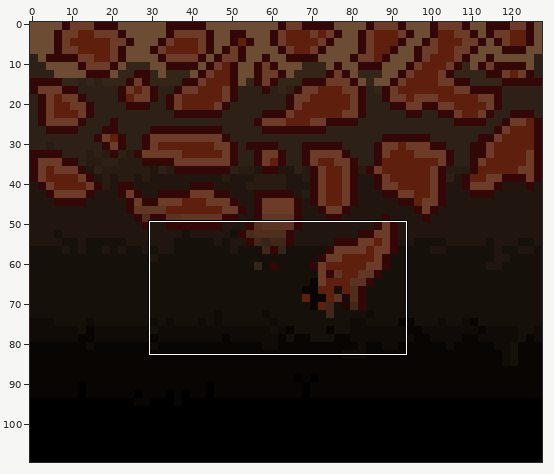
Two versions of one sprite sheet, Meta 3/resources/ground.png. The picture above shows the old version from afar; the outline marks the close-up.
Close-up. Before the commit:
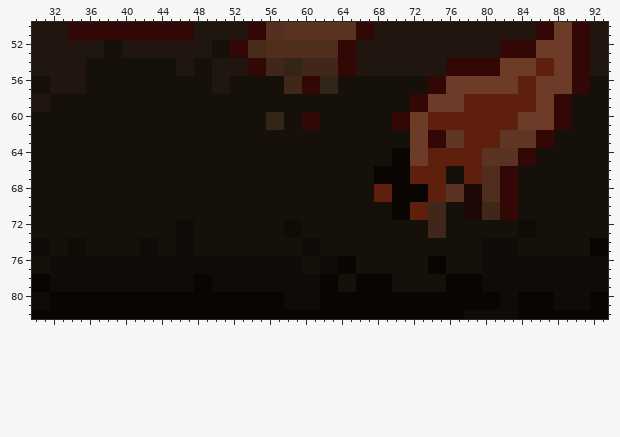
The file is 128x110 pixels. Colours within 5 levels of each other are drawn and written as one. Shown: x 30..93, y 50..82.
Now the later version:
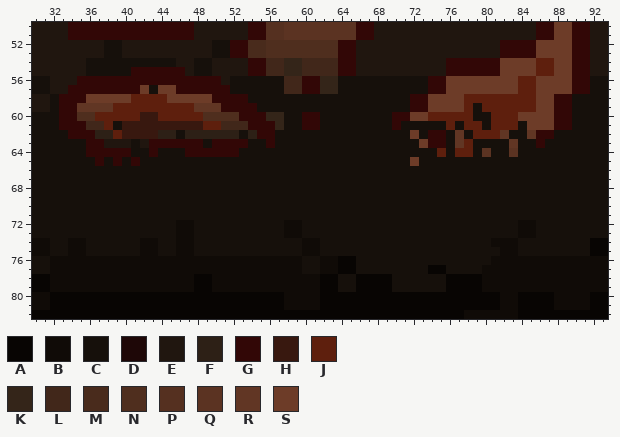
Palette (. is transparent): A #080503  B #100b07  C #16100b  D #1e0707  E #20160f  F #2d2016  G #320706  H #38180f  J #5e1f0d  K #342519  L #41271a  M #492b1c  N #4f2e1e  P #553020  Q #5b3322  R #613624  S #6d3c28
Diff:
@@ x 30..93 @@
 54 EEEEEECCCCCCCCCCEECCEEEEGGLLKKLLLLGGEEEEEEEEEEGGGGGGSSSSJJSSGGEE
-55 EEEEEECCCCCCCCCCEECCEEEEGGLLKKLLLLGGEEEEEEEEEEGGGGGGSSSSJJSSGGEE
-56 CCEEEECCCCCCCCCCCCCCEECCCCCCLLGGKKCCCCCCCCCCGGSSSSSSSSJJSSSSGGCC
-57 CCEEEECCCCCCCCCCCCCCEECCCCCCLLGGKKCCCCCCCCCCGGSSSSSSSSJJSSSSGGCC
-58 EECCCCCCCCCCCCCCCCCCCCCCCCCCCCCCCCCCCCCCCCGGSSSSJJJJJJJJSSGGCCCC
-59 EECCCCCCCCCCCCCCCCCCCCCCCCCCCCCCCCCCCCCCCCGGSSSSJJJJJJJJSSGGCCCC
-60 CCCCCCCCCCCCCCCCCCCCCCCCCCKKCCGGCCCCCCCCGGSSJJJJJJJJJJSSSSGGCCCC
-61 CCCCCCCCCCCCCCCCCCCCCCCCCCKKCCGGCCCCCCCCGGSSJJJJJJJJJJSSSSGGCCCC
-62 CCCCCCCCCCCCCCCCCCCCCCCCCCCCCCCCCCCCCCCCCCSSGGRRJJJJRRRRGGCCCCCC
-63 CCCCCCCCCCCCCCCCCCCCCCCCCCCCCCCCCCCCCCCCCCSSGGRRJJJJRRRRGGCCCCCC
-64 CCCCCCCCCCCCCCCCCCCCCCCCCCCCCCCCCCCCCCCCAASSJJJJJJQQQQGGCCCCCCCC
-65 CCCCCCCCCCCCCCCCCCCCCCCCCCCCCCCCCCCCCCCCAASSJJJJJJQQQQGGCCCCCCCC
-66 CCCCCCCCCCCCCCCCCCCCCCCCCCCCCCCCCCCCCCAAAAJJJJCCJJNNGGCCCCCCCCCC
-67 CCCCCCCCCCCCCCCCCCCCCCCCCCCCCCCCCCCCCCAAAAJJJJCCJJNNGGCCCCCCCCCC
-68 CCCCCCCCCCCCCCCCCCCCCCCCCCCCCCCCCCCCCCJJAAAAJJQQDDNNGGCCCCCCCCCC
-69 CCCCCCCCCCCCCCCCCCCCCCCCCCCCCCCCCCCCCCJJAAAAJJQQDDNNGGCCCCCCCCCC
-70 CCCCCCCCCCCCCCCCCCCCCCCCCCCCCCCCCCCCCCCCAAJJLLCCDDLLGGCCCCCCCCCC
-71 CCCCCCCCCCCCCCCCCCCCCCCCCCCCCCCCCCCCCCCCAAJJLLCCDDLLGGCCCCCCCCCC
-72 CCCCCCCCCCCCCCCCBBCCCCCCCCCCBBCCCCCCCCCCCCCCLLCCCCCCCCBBCCCCCCCC
-73 CCCCCCCCCCCCCCCCBBCCCCCCCCCCBBCCCCCCCCCCCCCCLLCCCCCCCCBBCCCCCCCC
-74 BBCCBBCCCCCCBBCCBBCCCCCCCCCCCCBBCCCCCCCCCCCCCCCCCCBBBBCCCCCCCCAA
-75 BBCCBBCCCCCCBBCCBBCCCCCCCCCCCCBBCCCCCCCCCCCCCCCCCCBBBBCCCCCCCCAA
-76 CCBBBBBBBBBBBBBBBBBBBBBBBBBBBBCCBBAACCCCCCCCAACCCCBBBBBBBBBBBBBB
+55 EEEEEECCCCCGGGGGGECCEEEEGGLLKKLLLLGGEEEEEEEEEEGGGGGGSSSSJJSSGGEE
+56 CCEEEGGGGGGGGGGGGGGGGECCCCCCLLGGKKCCCCCCCCCCGGSSSSSSSSJJSSSSGGCC
+57 CCEEGGGGGGGGSCSSGGGGGGCCCCCCLLGGKKCCCCCCCCCCGGSSSSSSSSJJSSSSGGCC
+58 EECGGGSSSSSJJJJSSSSSGGGGCCCCCCCCCCCCCCCCCCGGSSSSJJJJJJJJSSGGCCCC
+59 EECGGRRRRJJJJJJJJJRRRGGGGCCCCCCCCCCCCCCCCCGGSSSSJCJJJJJJSSGGCCCC
+60 CCCGGNNJJJJJHHJJJJJNNNNGGGKKCCGGCCCCCCCCGGSSJJJJJCCJJJSSSSGGCCCC
+61 CCCGGGLLJCHHHHHHHHHJJLLLGGGKCCGGCCCCCCCCGCCCCCJCJJCJJJCSSSGGCCCC
+62 CCCCGGGFFJHHHHFFCFFFFFFCFGGCCCCCCCCCCCCCCCSCGGCRCJJJRCCRGGCCCCCC
+63 CCCCCCGGEEECEGGGGGGCGGGGCCGCCCCCCCCCCCCCCCCSGGCRJCCCCRCCGCCCCCCC
+64 CCCCCCGGGGGCCGCCCGGGGGGCCCCCCCCCCCCCCCCCCCCCCJCJJCQCCQCCCCCCCCCC
+65 CCCCCCCGCGCGCCCCCCCCCCCCCCCCCCCCCCCCCCCCCCSCCCCCCCCCCCCCCCCCCCCC
+66 CCCCCCCCCCCCCCCCCCCCCCCCCCCCCCCCCCCCCCCCCCCCCCCCCCCCCCCCCCCCCCCC
+67 CCCCCCCCCCCCCCCCCCCCCCCCCCCCCCCCCCCCCCCCCCCCCCCCCCCCCCCCCCCCCCCC
+68 CCCCCCCCCCCCCCCCCCCCCCCCCCCCCCCCCCCCCCCCCCCCCCCCCCCCCCCCCCCCCCCC
+69 CCCCCCCCCCCCCCCCCCCCCCCCCCCCCCCCCCCCCCCCCCCCCCCCCCCCCCCCCCCCCCCC
+70 CCCCCCCCCCCCCCCCCCCCCCCCCCCCCCCCCCCCCCCCCCCCCCCCCCCCCCCCCCCCCCCC
+71 CCCCCCCCCCCCCCCCCCCCCCCCCCCCCCCCCCCCCCCCCCCCCCCCCCCCCCCCCCCCCCCC
+72 CCCCCCCCCCCCCCCCBBCCCCCCCCCCBBCCCCCCCCCCCCCCCCCCCCCCCCBBCCCCCCCC
+73 CCCCCCCCCCCCCCCCBBCCCCCCCCCCBBCCCCCCCCCCCCCCCCCCCCCCCCBBCCCCCCCC
+74 BBCCBBCCCCCCBBCCBBCCCCCCCCCCCCBBCCCCCCCCCCCCCCCCCCCBBBCCCCCCCCAA
+75 BBCCBBCCCCCCBBCCBBCCCCCCCCCCCCBBCCCCCCCCCCCCCCCCCCCCBBCCCCCCCCAA
+76 CCBBBBBBBBBBBBBBBBBBBBBBBBBBBBCCBBAACCCCCCCCCCCCCCCBBBBBBBBBBBBB
 77 CCBBBBBBBBBBBBBBBBBBBBBBBBBBBBCCBBAACCCCCCCCAACCCCBBBBBBBBBBBBBB
